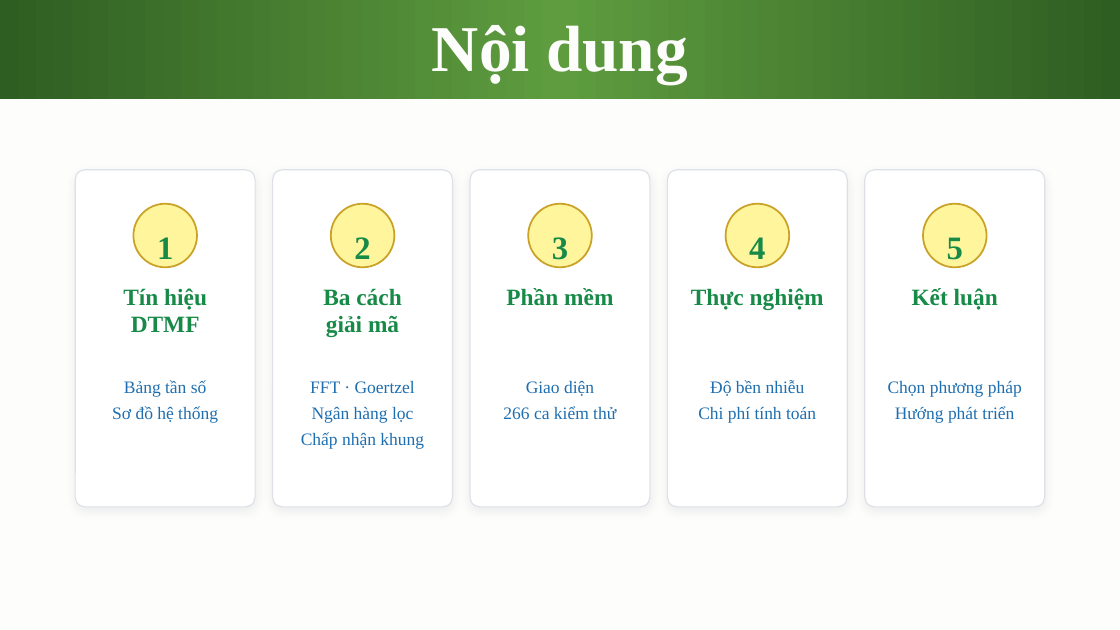
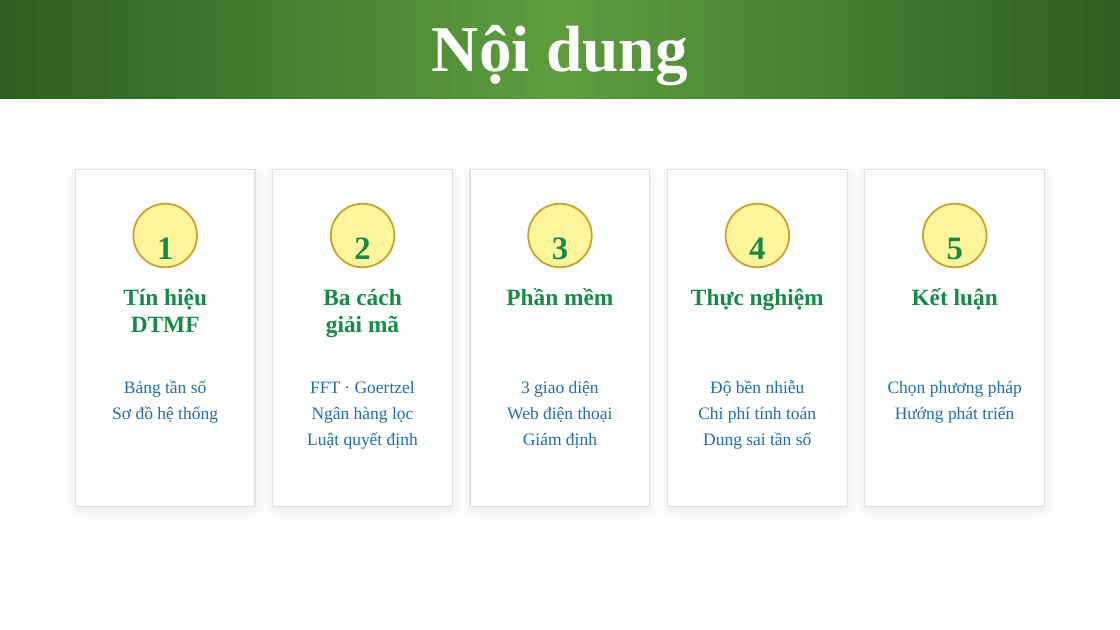
Before and after one commit to AIVIETNAM-AIO-DoHongNhat/DTMF, a slide deck: slide 4 of slides/Hệ thống phát và giải mã tín hiệu DTMF.pptx (slide 3 before the commit). Drawn at 1120x630 pixels with LibreOffice and Linux fonts; fonts in the diff are those of the drawing; background and template pictures are left out. Boxes give left, top, right and bottom in pixels: in the first picture for what was removed or moved away, otherwise in the second. Text is boxed around its words. In the diff, an @@ line names an element or a change of style, - is before the commit and + after.

```diff
--- a/slides/Hệ thống phát và giải mã tín hiệu DTMF.pptx
+++ b/slides/Hệ thống phát và giải mã tín hiệu DTMF.pptx
@@ rounded rectangle to rectangle in 5 elements at <box>76,170,255,507</box>, <box>273,170,453,507</box>, <box>471,170,650,507</box>, <box>668,170,848,507</box>, <box>865,170,1045,507</box> @@
@@ text at <box>507,381,613,448</box>: text changed @@
-Giao diện
-266 ca kiểm thử
+3 giao diện
+Web điện thoại
+Giám định
@@ text at <box>307,432,418,449</box>: text changed @@
-Chấp nhận khung
+Luật quyết định
@@ text at <box>703,432,812,449</box>: paragraph added @@
+Dung sai tần số
```
Also in this commit, not shown: 14 other slides changed, 11 slides added, 2 slides removed, 5 other files.
